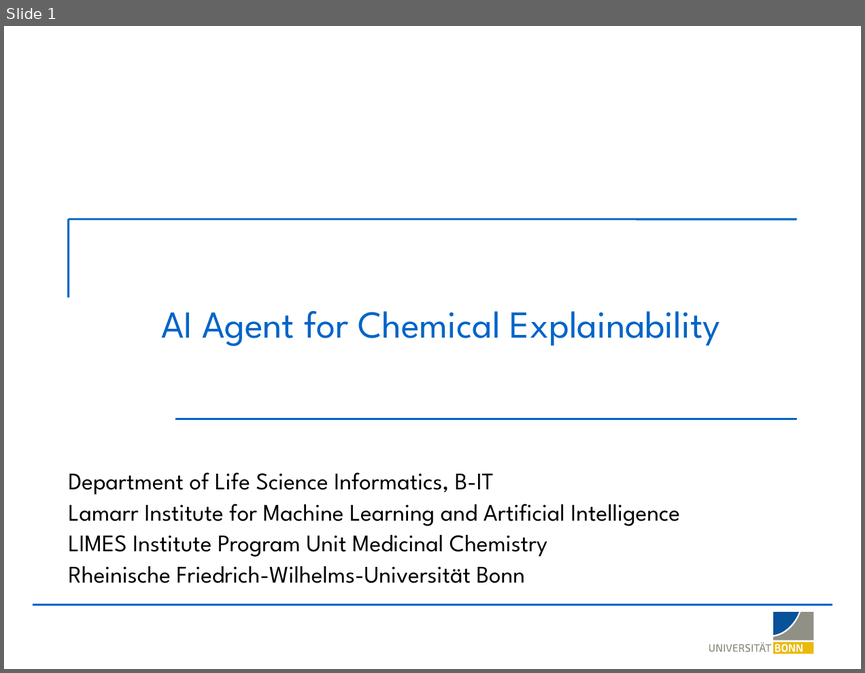
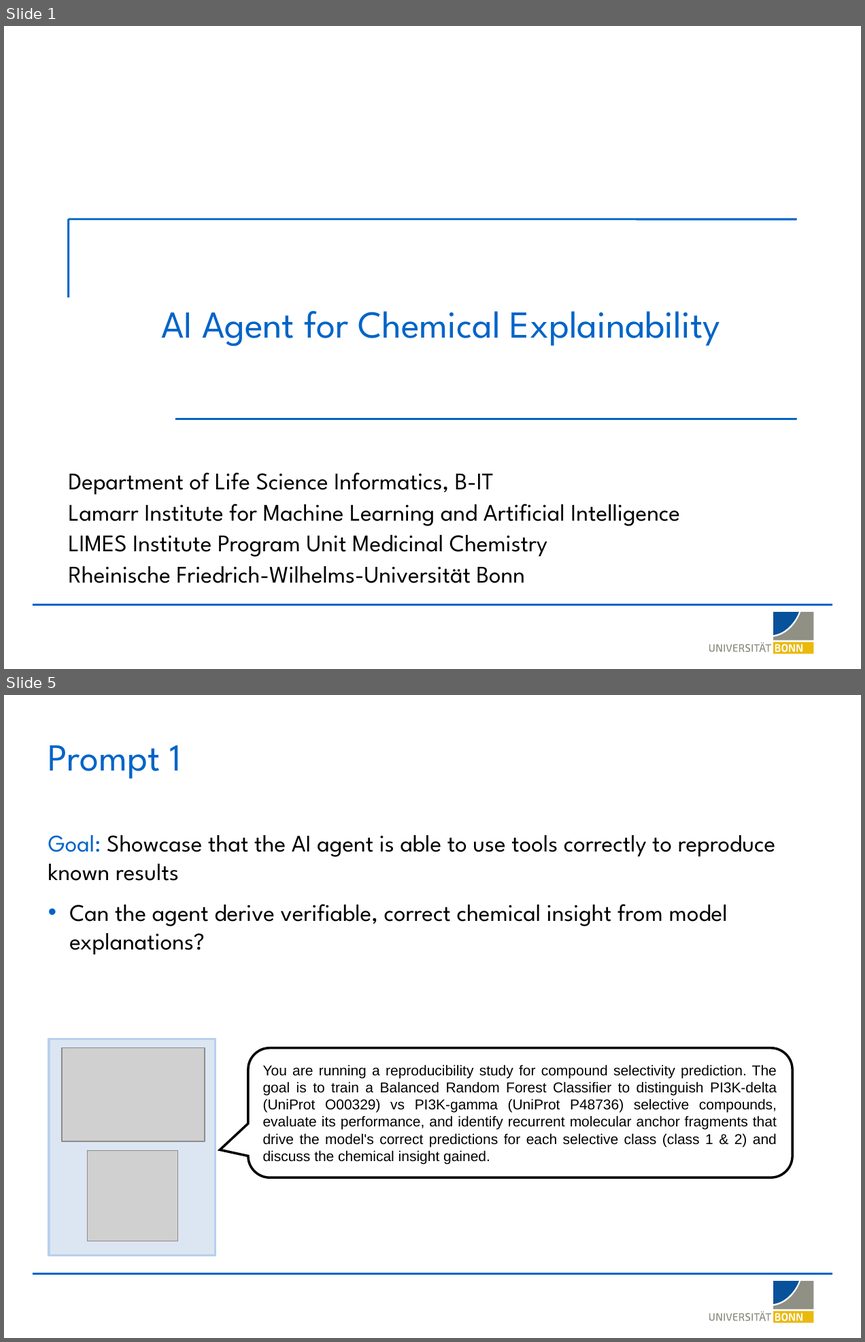
Before and after one commit to LSI-Uni-Bonn/ChemicHAL, a slide deck: slides/AI_Agent_Explainability.pptx. Shown one above the other, each under a label of ours: slide 1 before the commit, slides 1 and 5 after it; the slides between them are not shown. The pictures are 865x673 and 865x1342 pixels, drawn with LibreOffice and Linux fonts; fonts in the diff are those of the drawing; grey boxes stand for pictures; background and template pictures are left out. Boxes give left, top, right and bottom in pixels: in the first picture for what was removed or moved away, otherwise in the second. Text is boxed around its words. In the diff, an @@ line names an element or a change of style, - is before the commit and + after.

Commit message:
Add BRF algorithm, similarity-filtered MolCE foils, decomposition-based anchor occurrence
- ML: register BalancedRandomForestClassifier ("BRF") in train_model,
  build_model_from_split_file, train_on_split_file, and get_ml_info; route
  it through SHAP TreeExplainer.
- MolCE: rename `similarity_threshold` -> `scaffold_similarity_threshold`,
  add `min_similarity` Tanimoto cutoff on rebuilt foils with similarity-desc
  tiebreak on contrast ties; refactor top-N R-group/scaffold selection with
  early-stop and per-call foil reuse.
- MolAnchor: substructure occurrence now counts compounds whose BRICS
  decomposition actually produces the rule fragment(s), matching the
  population the anchor was drawable from; aggregator extended to use the
  union of merged-group fragments and store fragment_smiles per result.
- SHAP rendering: bump default mol_size to 1200x1200 and tighten contour
  params (sigma 0.22, gridResolution 0.04, 20 contour lines) for sharper
  atom-weight heatmaps.
- Slides: refresh AI_Agent_Explainability and figures_AI_agent decks.
- Add notebooks/test_xai_gnn_compatibility.ipynb.

```diff
--- a/slides/AI_Agent_Explainability.pptx
+++ b/slides/AI_Agent_Explainability.pptx
@@ slide 5 added at (4,695,861,1338), background #FFFFFF; not listed: 20 template elements that a slide beside it also shows @@
@@ title added at (48,745,181,779), 32 pt, text #0064C8 @@
+Prompt 1
@@ text added at (48,835,775,955), 20 pt, text #000000 @@
+Goal: Showcase that the AI agent is able to use tools correctly to reproduce known results
+• Can the agent derive verifiable, correct chemical insight from model explanations?
@@ rectangle added at (50,1038,215,1255), fill #DCE6F2, outline #B8D0ED 2 pt @@
@@ picture added at (62,1048,205,1141) @@
@@ rounded speech box added at (248,1048,792,1177), fill #FFFFFF, outline #000000 2 pt, 12 pt, text #000000 @@
+You are running a reproducibility study for compound selectivity prediction. The goal is to train a Balanced Random Forest Classifier to distinguish PI3K-delta (UniProt O00329) vs PI3K-gamma (UniProt P48736) selective compounds, evaluate its performance, and identify recurrent molecular anchor fragments that drive the model's correct predictions for each selective class (class 1 & 2) and discuss the chemical insight gained.
@@ picture added at (87,1150,178,1241) @@
```
Also in this commit, not shown: 3 slides changed, 8 other slides added, 9 slides removed, 9 other files.
